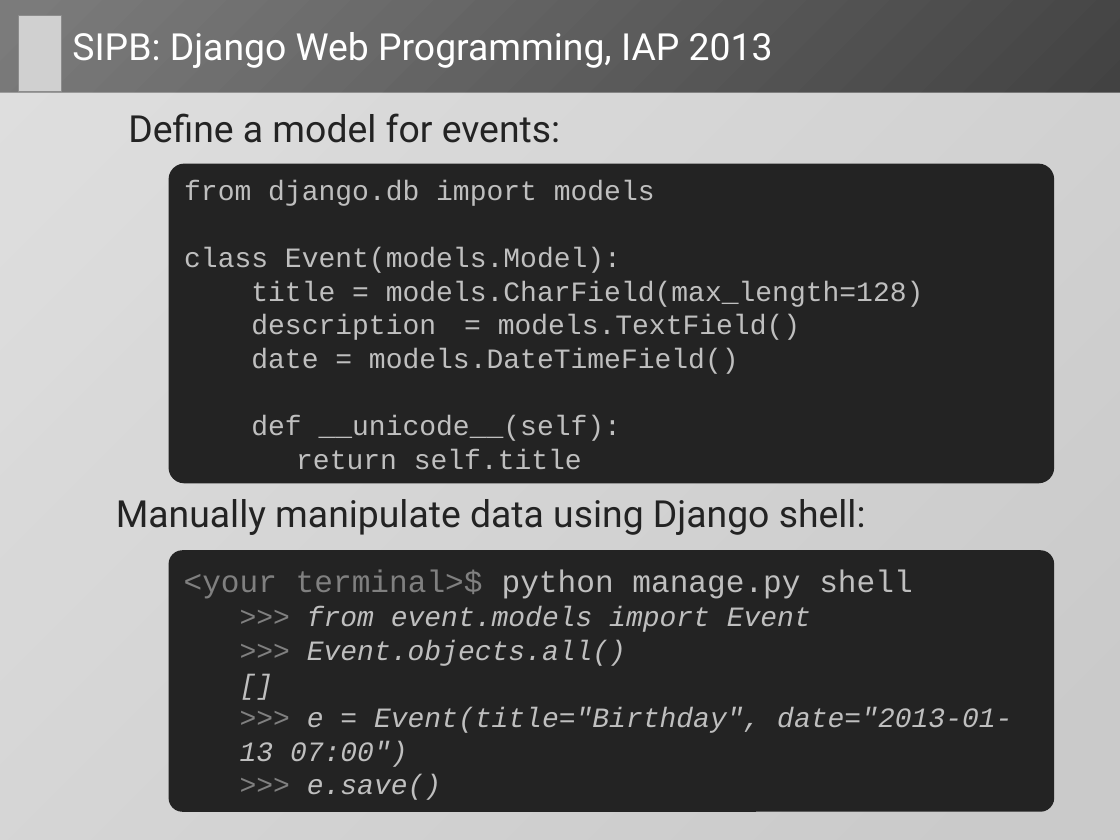
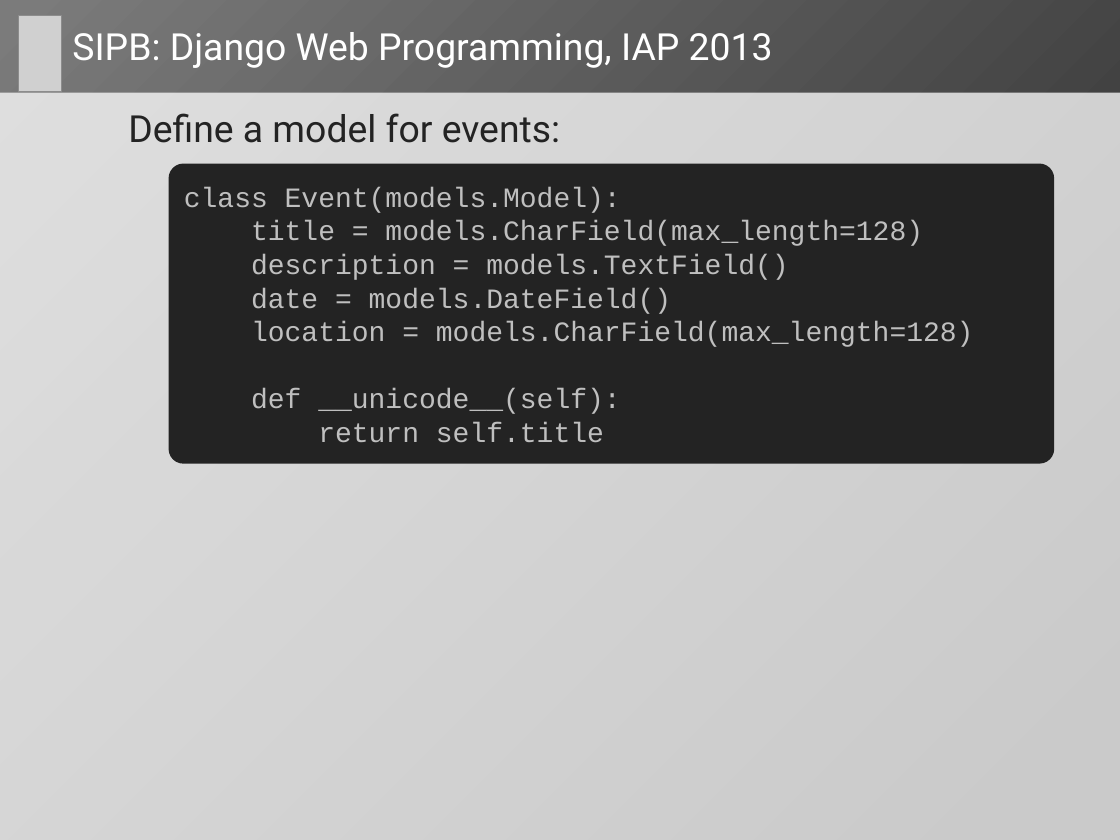
Before and after one commit to dlukeomalley/SIPB_django_class, a slide deck: slide 30 of slides/django_slides.pptx (slide 29 before the commit). Drawn at 1120x840 pixels with LibreOffice and Linux fonts; fonts in the diff are those of the drawing; grey boxes stand for pictures. Boxes give left, top, right and bottom in pixels: in the first picture for what was removed or moved away, otherwise in the second. Text is boxed around its words. In the diff, an @@ line names an element or a change of style, - is before the commit and + after.

```diff
--- a/slides/django_slides.pptx
+++ b/slides/django_slides.pptx
@@ rounded rectangle "class Event(models.Model):": place and size @@
-rounded rectangle "class Event(models.Model):" at <box>169,164,1055,483</box>
+rounded rectangle "class Event(models.Model):" at <box>169,164,1055,464</box>
@@ text in rounded rectangle at <box>184,180,655,206</box>: paragraph removed @@
-from django.db import models
@@ text in rounded rectangle at <box>251,288,974,347</box>: text changed @@
-date = models.DateTimeField()
+date = models.DateField()
+location = models.CharField(max_length=128)
@@ text removed at <box>116,499,866,535</box> @@
-  Manually manipulate data using Django shell:
@@ rounded rectangle removed at <box>169,550,1055,812</box> @@
-<your terminal>$ python manage.py shell
-  >>> from event.models import Event
-  >>> Event.objects.all()
-  []
-  >>> e = Event(title="Birthday", date="2013-01-13 07:00")
-  >>> e.save()
```
Also in this commit, not shown: 15 other slides changed, 9 slides added, 1 slide removed, 3 other files.
